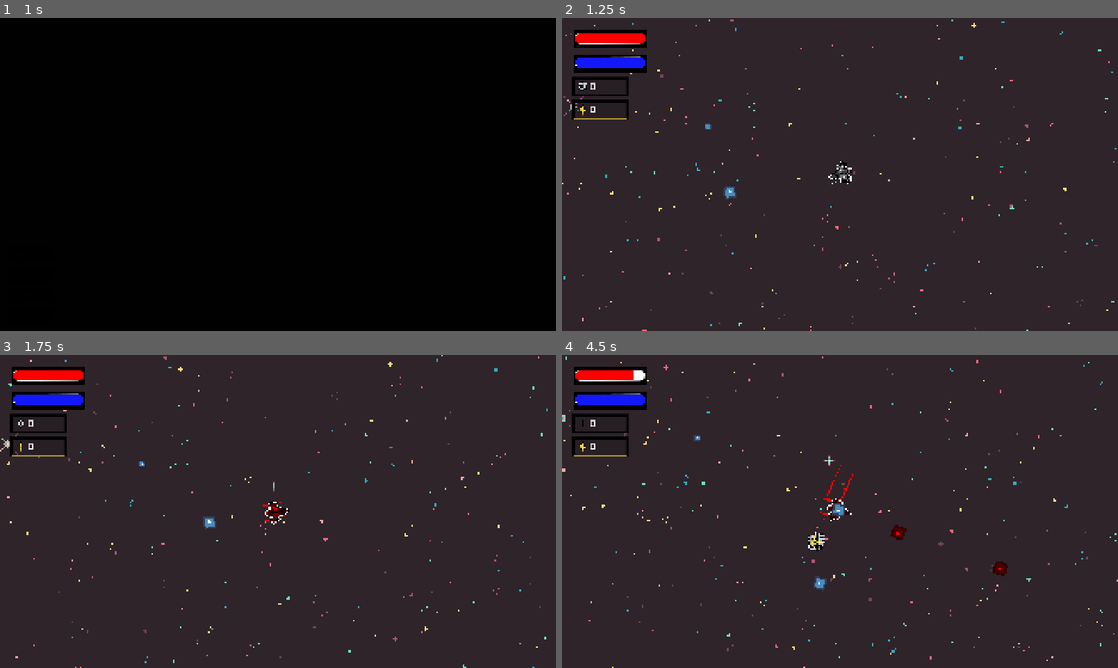
Above: before the commit, frames 1-4 (two rows, left to right).
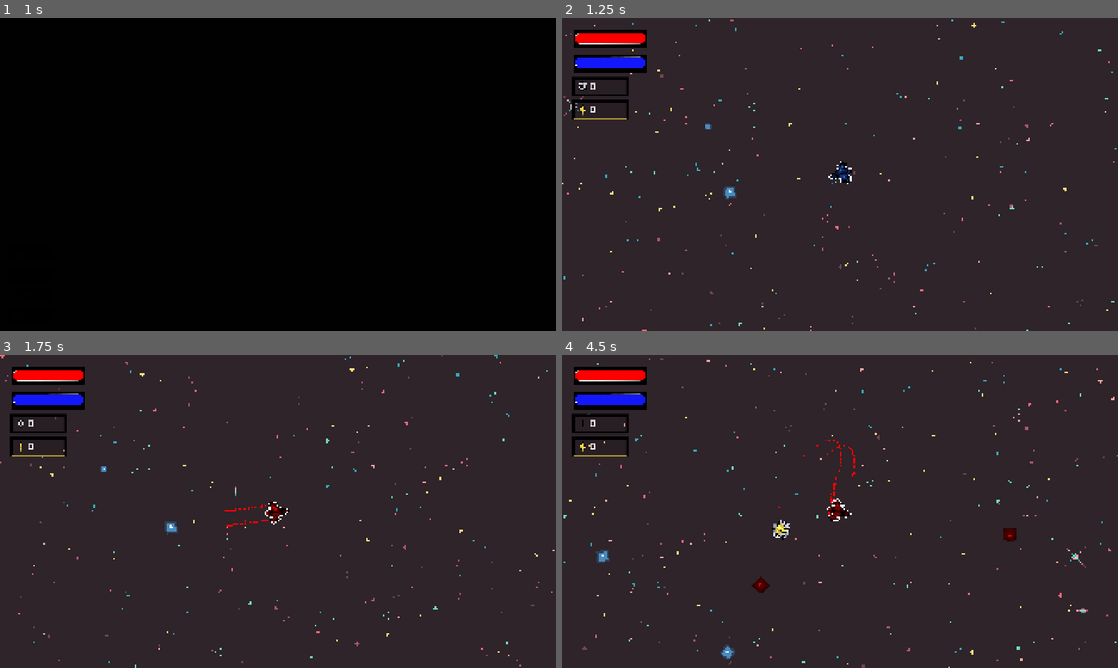
Above: after the commit, the same moments.

Repository: Yolo-Arts/Game-Off-2026
Game: Godot game, scene res://Game/main_game.tscn
Two runs of this game, one before a commit and one after it. Both use one fixed random seed, a clock stepped at 60 frames per second and the inputs below. The engine's default icon, where the game draws it, is replaced by a stand-in: a white triangle on a blue panel in a dark square. Sound files missing from this copy of the repository are replaced by a short silence.
Inputs (mouse positions are in pixels of both pictures, inside the frame that each line leads up to):
- Up to frame 1 (1 s): click "Play" at 0.5 s
- Up to frame 2 (1.25 s): no input
- Up to frame 3 (1.75 s): tap Enter at 1.25 s; move the mouse to (400, 495) at 1.27 s; hold W (move_up) from 1.28 s (still down); hold Shift (shift) from 1.28 s (still down); click (400, 495) at 1.42 s
- Up to frame 4 (4.5 s): move the mouse to (728, 527) at 2.02 s; release W (move_up) at 2.03 s; release Shift (shift) at 2.03 s; hold S (move_down) 2.03-2.78 s; tap Space (Ram) at 2.1 s; tap Shift (shift) at 2.3, 3.8 s; move the mouse to (895, 442) at 2.77 s; hold Shift (shift) 2.78-3.53 s; hold W (move_up) 2.78-4.28 s; move the mouse to (812, 574) at 3.52 s; tap T at 3.6 s; click (812, 574) at 3.67 s; move the mouse to (1006, 558) at 4.27 s; hold S (move_down) from 4.28 s (still down); hold Shift (shift) from 4.28 s (still down)

Frame 1 is identical in both runs. In frame 2, less than 0.1% of the frame differs, in the area x 48-52%, y 46-54%; in frame 3, 1.2%; in frame 4, 2.4%, in the area x 0-100%, y 0-100%.

Commit message:
Application of state mandated state machine and new movement

Diff:
--- a/Game/EnemyComponents/enemy_hitbox_component.gd
+++ b/Game/EnemyComponents/enemy_hitbox_component.gd
@@ -24,6 +24,6 @@
 	var areas: Array[Area2D] = get_overlapping_areas()
 	for area in areas:
 		if area.is_in_group("player_hurtbox"):
-			var damage_source := DamageSource.new(enemy_stats.damage, enemy_stats.enemy_damage_type, enemy_stats.shift_color, enemy)
+			var damage_source := DamageSource.new(enemy_stats.damage, enemy_stats.knockback, enemy_stats.enemy_damage_type, enemy_stats.shift_color, enemy)
 			EventSystem.player_hit.emit(damage_source)
 			return
--- a/Resources/EnemySources/damage_source.gd
+++ b/Resources/EnemySources/damage_source.gd
@@ -7,8 +7,8 @@
 var shift_color: ShiftColor = ShiftColor.NONE
 var source_node: Node2D = null
 var damage: float = 0.0
-
-func _init(_damage: float, _damage_type: DamageSourceType, _shift_color: ShiftColor, _source_node: Node2D = null) -> void:
+var knockback: float = 0.0
+func _init(_damage: float, _knockback: float, _damage_type: DamageSourceType, _shift_color: ShiftColor, _source_node: Node2D = null) -> void:
 	damage = _damage
 	damage_type = _damage_type
 	shift_color = _shift_color
--- a/Resources/EnemySources/enemy_stats.gd
+++ b/Resources/EnemySources/enemy_stats.gd
@@ -3,6 +3,7 @@
 @export var shift_color: DamageSource.ShiftColor = DamageSource.ShiftColor.NONE
 @export var enemy_damage_type: DamageSource.DamageSourceType = DamageSource.DamageSourceType.ENEMY
 @export var damage: float = 0.0
+@export var knockback: float = 100.0
 @export var speed: float = 100.0
 @export var opposite_speed: float = 200.0
 @export var drop: int = 0
--- /dev/null
+++ b/Scenes/Player/States/normal.gd
@@ -0,0 +1,6 @@
+extends PlayerState
+
+func enter(_data: Variant) -> void:
+	player.can_control_speed = true
+	player.can_steer = true
+	player.can_shift = true
--- /dev/null
+++ b/Scenes/Player/States/player_state.gd
@@ -0,0 +1,8 @@
+class_name PlayerState extends BaseState
+
+var player: Player
+
+func set_handled_node(_handled_node: Node):
+	player = _handled_node as Player
+	assert(player != null, "NULL PLAYER")
+	_on_owner_set()
--- a/Scenes/Player/movement_component.gd
+++ b/Scenes/Player/movement_component.gd
@@ -1,5 +1,9 @@
 class_name PlayerMovementComponent
 extends Node
+
+@export var decay_coefficient: float = 14.0
+@export var knockback_decay_coefficient: float = 12.0
+var current_knockback: Vector2
 
 var player: Player
 var speed: float = 0.0
@@ -22,9 +26,21 @@
 
 	if player.can_control_speed:
 		if get_thrust_input() == 1.0:
-			speed = move_toward(speed, stats.max_speed, delta * stats.acceleration)
-		elif get_thrust_input() == -1.0:
-			speed = move_toward(speed, 0.0, delta * stats.deacceleration)
+			speed = stats.max_speed
+		else:
+			speed = 0
+			#speed = move_toward(speed, stats.max_speed, delta * stats.acceleration)
+		#elif get_thrust_input() == -1.0:
+			#speed = move_toward(speed, 0.0, delta * stats.deacceleration)
 
-	player.velocity = -player.transform.y * speed
+	var target_movement_velocity = speed * -player.transform.y
+	var move_lerp_factor: float = 1.0 - exp(-decay_coefficient * delta)
+	var active_movement_velocity = player.velocity.lerp(target_movement_velocity, move_lerp_factor)
+	var kb_lerp_factor: float = 1.0 - exp(-knockback_decay_coefficient * delta)
+
+	current_knockback = current_knockback.lerp(Vector2.ZERO, kb_lerp_factor)
+
+	if current_knockback.length_squared() < 1.0:
+		current_knockback = Vector2.ZERO
+	player.velocity = active_movement_velocity + current_knockback
 	player.move_and_slide()
--- a/Scenes/Player/player.gd
+++ b/Scenes/Player/player.gd
@@ -6,6 +6,7 @@
 @onready var health_component: PlayerHealthComponent = $HealthComponent
 @onready var energy_component: PlayerEnergyComponent = $EnergyComponent
 @onready var hitbox: PlayerHitbox = $Hitbox
+@onready var state_machine: StateMachine = $StateMachine
 
 @onready var sprite = %Sprite2D
 @onready var left_engine_particles = %LeftEngineParticles
@@ -14,7 +15,7 @@
 var can_steer: bool = true
 var can_control_speed: bool = true
 var can_shift: bool = true
-var shift_color: DamageSource.ShiftColor = DamageSource.ShiftColor.BLUE
+var shift_color: DamageSource.ShiftColor = DamageSource.ShiftColor.NONE
 
 
 func _ready() -> void:
@@ -26,13 +27,19 @@
 	hitbox.setup(self, true)
 	health_component.setup(self)
 	energy_component.setup(self)
+	state_machine.initialize(self, &"normal")
 
 	EventSystem.player_shifted.emit(shift_color)
+	shift_active_color()
 
 
 func _on_player_hit(damage_source: DamageSource) -> void:
 	health_component.take_damage(damage_source)
-	TweenManager.camera.shake(0.25, 20, 15)
+
+	if damage_source.damage_type != DamageSource.DamageSourceType.AUTO_DAMAGE:
+		TweenManager.camera.shake(0.25, 20, 15)
+
+
 
 func get_current_stats() -> PlayerStats:
 	return item_manager.current_stats
@@ -53,6 +60,9 @@
 			right_engine_particles.color = Color(0.169, 0.416, 1.0, 1.0)
 			shift_color = DamageSource.ShiftColor.BLUE
 		_:
+			left_engine_particles.color = Color(0.169, 0.416, 1.0, 1.0)
+			right_engine_particles.color = Color(0.169, 0.416, 1.0, 1.0)
+			sprite.modulate = Color(0.169, 0.416, 1.0, 1.0)
 			shift_color = DamageSource.ShiftColor.BLUE
 
 func _unhandled_input(event: InputEvent) -> void:
--- a/Scenes/Player/player.tscn
+++ b/Scenes/Player/player.tscn
@@ -4,6 +4,9 @@
 [ext_resource type="Resource" uid="uid://876uytm3ioix" path="res://Resources/Items/default_player_stats.tres" id="2_htcer"]
 [ext_resource type="Script" uid="uid://dve1ktyxyi1gw" path="res://Scenes/Player/ItemManager/item_manager.gd" id="2_xpcdj"]
 [ext_resource type="Script" uid="uid://cl3bqv10f2aoe" path="res://Scenes/Player/movement_component.gd" id="3_mtuoh"]
+[ext_resource type="Script" uid="uid://grs1kfqrof0u" path="res://Game/StateMachine/state_machine.gd" id="3_oikmp"]
+[ext_resource type="Script" uid="uid://cfxyvwwsdume6" path="res://Scenes/Player/States/normal.gd" id="4_06tpx"]
+[ext_resource type="Script" uid="uid://1d02a4dxhlmd" path="res://Scenes/Player/States/player_state.gd" id="5_7g0yx"]
 [ext_resource type="Script" uid="uid://d0qnxevy216rr" path="res://Scenes/Player/health_component.gd" id="5_dd0ac"]
 [ext_resource type="Script" uid="uid://b5shriynv50ye" path="res://Scenes/Player/energy_component.gd" id="6_jlvik"]
 [ext_resource type="Script" uid="uid://bbdb481tg70y4" path="res://Scenes/Player/hitbox_component.gd" id="7_0u5uq"]
@@ -36,12 +39,28 @@
 script = ExtResource("1_4ntmi")
 _default_stats = ExtResource("2_htcer")
 
+[node name="StateMachine" type="Node" parent="." unique_id=2124341260]
+script = ExtResource("3_oikmp")
+debug = true
+metadata/_custom_type_script = "uid://grs1kfqrof0u"
+
+[node name="Normal" type="Node" parent="StateMachine" unique_id=44844742]
+script = ExtResource("4_06tpx")
+id = &"normal"
+metadata/_custom_type_script = "uid://1d02a4dxhlmd"
+
+[node name="Knockback" type="Node" parent="StateMachine" unique_id=1250372079]
+script = ExtResource("5_7g0yx")
+id = &"knockback"
+metadata/_custom_type_script = "uid://1d02a4dxhlmd"
+
 [node name="ItemManager" type="Node" parent="." unique_id=935040993]
 script = ExtResource("2_xpcdj")
 metadata/_custom_type_script = "uid://dve1ktyxyi1gw"
 
 [node name="MovementComponent" type="Node" parent="." unique_id=1759838389]
 script = ExtResource("3_mtuoh")
+decay_coefficient = 1.2
 metadata/_custom_type_script = "uid://cl3bqv10f2aoe"
 
 [node name="HealthComponent" type="Node" parent="." unique_id=1697897628]
Not shown, added: Scenes/Player/States/normal.gd.uid
Not shown, added: Scenes/Player/States/player_state.gd.uid
